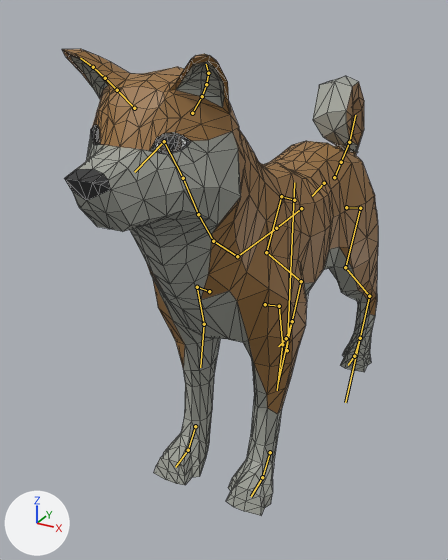
Renders of the glTF model src/assets/animals/ShibaInu.glb from each side of a commit.
Camera for both pictures: a 50 mm lens placed at (1.84, -4.52, 3.29), pointed at (-0.35, -0.54, 1.3). Every picture has the same lights, and +X, +Y and +Z are marked at lower left. The first picture is the older version. The bones that change, and the others that lie on the model, are drawn over the model as lines. Mesh edges are drawn as thin lines.

In view in the first picture: 'ShibaInu'.
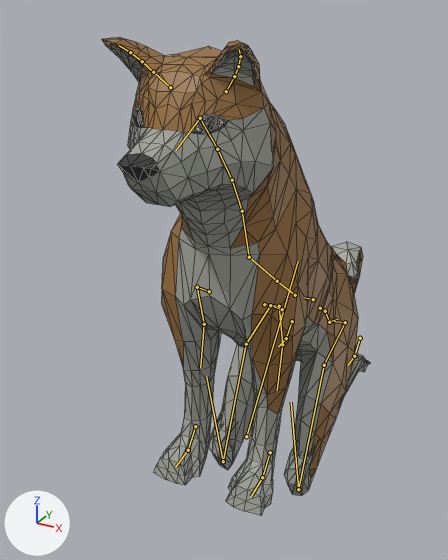
The newer file adds an action. The first version stands in its rest pose; the second is drawn at frame 1 of the action 'Sit'.

Boxes (x1, y1, x2, y2) around the edits, measured in the pictures (448 x 560 px):
'ShibaInu', posed (15% narrower): before (62, 49, 378, 516); after (102, 37, 370, 516)
bone 'Body', root to tip: before (287, 350) to (294, 182); after (246, 436) to (298, 261)
bone 'Neck1', root to tip: before (213, 241) to (198, 214); after (242, 211) to (232, 180)
bone 'Neck2', root to tip: before (198, 214) to (183, 178); after (232, 180) to (217, 149)
bone 'BackUpperLeg.L', root to tip: before (345, 267) to (369, 296); after (324, 365) to (298, 489)
bone 'BackLowerLeg.L', root to tip: before (369, 296) to (345, 402); after (298, 489) to (291, 402)
bone 'BackUpperLeg.R', root to tip: before (266, 252) to (301, 281); after (246, 344) to (223, 461)
bone 'BackLowerLeg.R', root to tip: before (301, 281) to (278, 383); after (223, 461) to (206, 376)
bone 'Tail1', root to tip: before (334, 177) to (341, 162); after (320, 308) to (325, 311)
bone 'Tail2', root to tip: before (341, 162) to (349, 142); after (325, 311) to (329, 322)

What the commit changed:
Bone 'Body' (bone_body) moves from (0.0, 0.0, 0.0) to (0.0, -0.4, 0.79).
Bone 'Body' (bone_body) turns from (0, 0, 0) to (-38, 0, 0) degrees about its own x, y and z.
Bone 'Neck1' (bone_neck1) turns from (0, 0, 0) to (-30, 0, 0) degrees about its own x, y and z.
Bone 'Neck2' (bone_neck2) turns from (0, 0, 0) to (-15, 0, 0) degrees about its own x, y and z.
Bone 'FrontUpperLeg.L' (bone_frontupperleg_l) turns from (0, 0, 0) to (38, 0, 0) degrees about its own x, y and z.
Bone 'FrontUpperLeg.R' (bone_frontupperleg_r) turns from (0, 0, 0) to (38, 0, 0) degrees about its own x, y and z.
Bone 'BackUpperLeg.L' (bone_backupperleg_l) turns from (0, 0, 0) to (-40, 0, 0) degrees about its own x, y and z.
Bone 'BackLowerLeg.L' (bone_backlowerleg_l) turns from (0, 0, 0) to (60, 0, 0) degrees about its own x, y and z.
Bone 'BackUpperLeg.R' (bone_backupperleg_r) turns from (0, 0, 0) to (-40, 0, 0) degrees about its own x, y and z.
Bone 'BackLowerLeg.R' (bone_backlowerleg_r) turns from (0, 0, 0) to (60, 0, 0) degrees about its own x, y and z.
Bone 'Tail1' (bone_tail1) turns from (0, 0, 0) to (-30, 0, 0) degrees about its own x, y and z.
Bone 'Tail2' (bone_tail2) turns from (0, 0, 0) to (-15, 0, 0) degrees about its own x, y and z.
